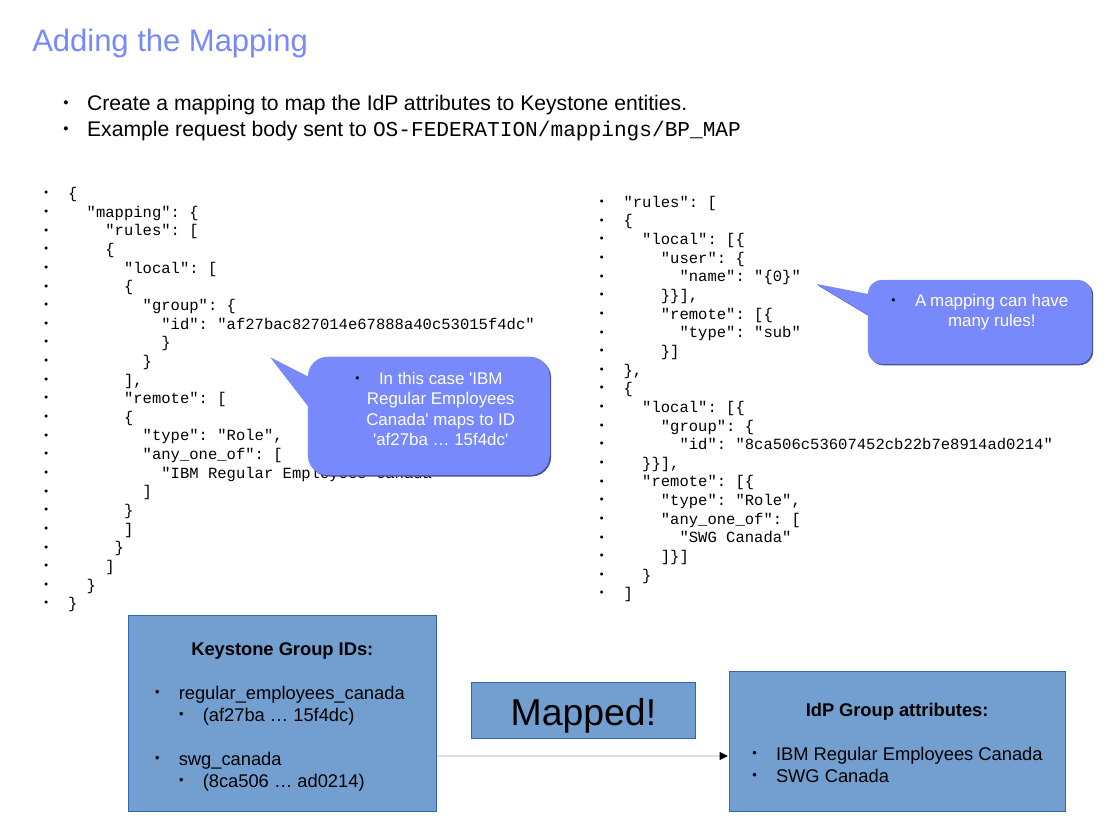
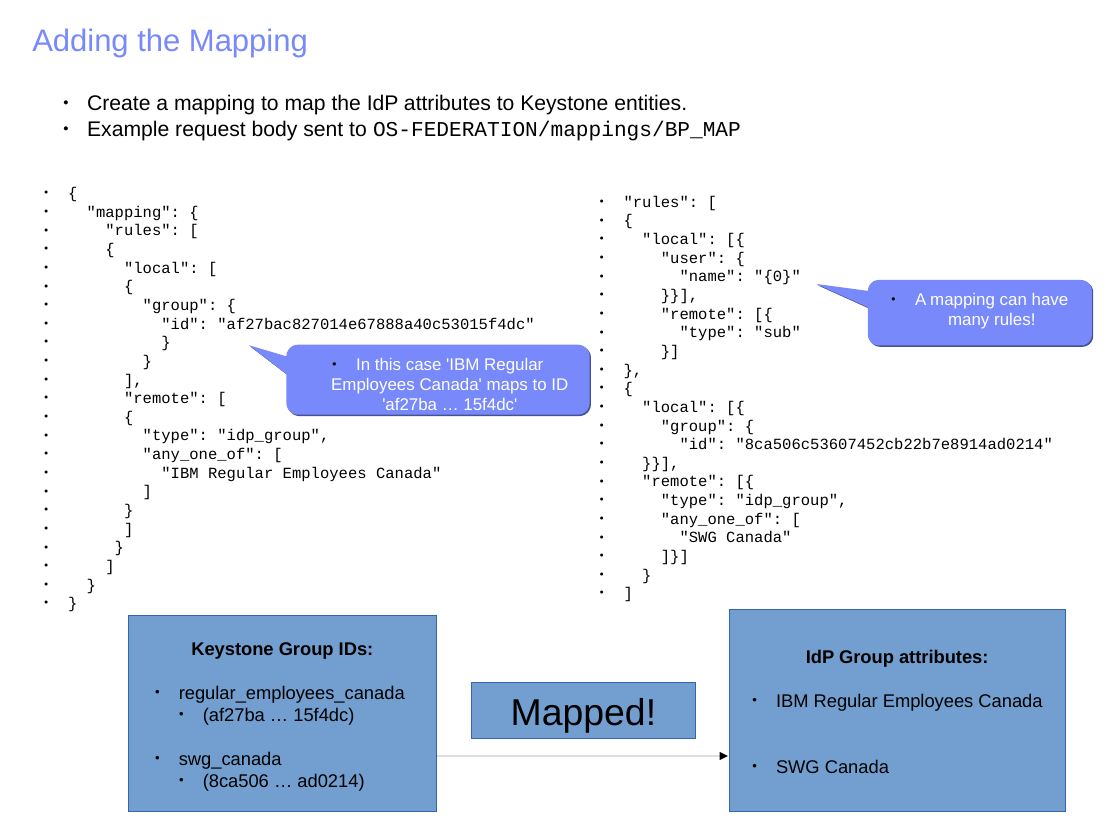
Before and after one commit to joesavak/OpenStackFederation, a slide deck: slide 20 of os-federation.odp. Drawn at 1120x840 pixels with LibreOffice and Linux fonts; fonts in the diff are those of the drawing. Boxes give left, top, right and bottom in pixels: in the first picture for what was removed or moved away, otherwise in the second. Text is boxed around its words. In the diff, an @@ line names an element or a change of style, - is before the commit and + after.

```diff
--- a/os-federation.odp
+++ b/os-federation.odp
@@ rounded speech box "A mapping can have many ...": place and size @@
-rounded speech box "A mapping can have many ..." at [868, 281, 1092, 365]
+rounded speech box "A mapping can have many ..." at [868, 281, 1092, 346]
@@ rounded speech box "A mapping can have many ..." at [868, 281, 1092, 346]: proportions changed @@
@@ rounded speech box "In this case 'IBM Regular ..." at [287, 345, 589, 415]: proportions changed @@
@@ rounded speech box "In this case 'IBM Regular ...": place and size @@
-rounded speech box "In this case 'IBM Regular ..." at [308, 357, 550, 476]
+rounded speech box "In this case 'IBM Regular ..." at [287, 345, 589, 415]
@@ text at [143, 429, 329, 444]: text changed @@
-● "type": "Role",
+● "type": "idp_group",
@@ text at [661, 494, 848, 509]: text changed @@
-● "type": "Role",
+● "type": "idp_group",
@@ rectangle "IdP Group attributes:": place and size @@
-rectangle "IdP Group attributes:" at [730, 672, 1066, 812]
+rectangle "IdP Group attributes:" at [730, 610, 1066, 812]
```
Also in this commit, not shown: 8 other slides changed.
